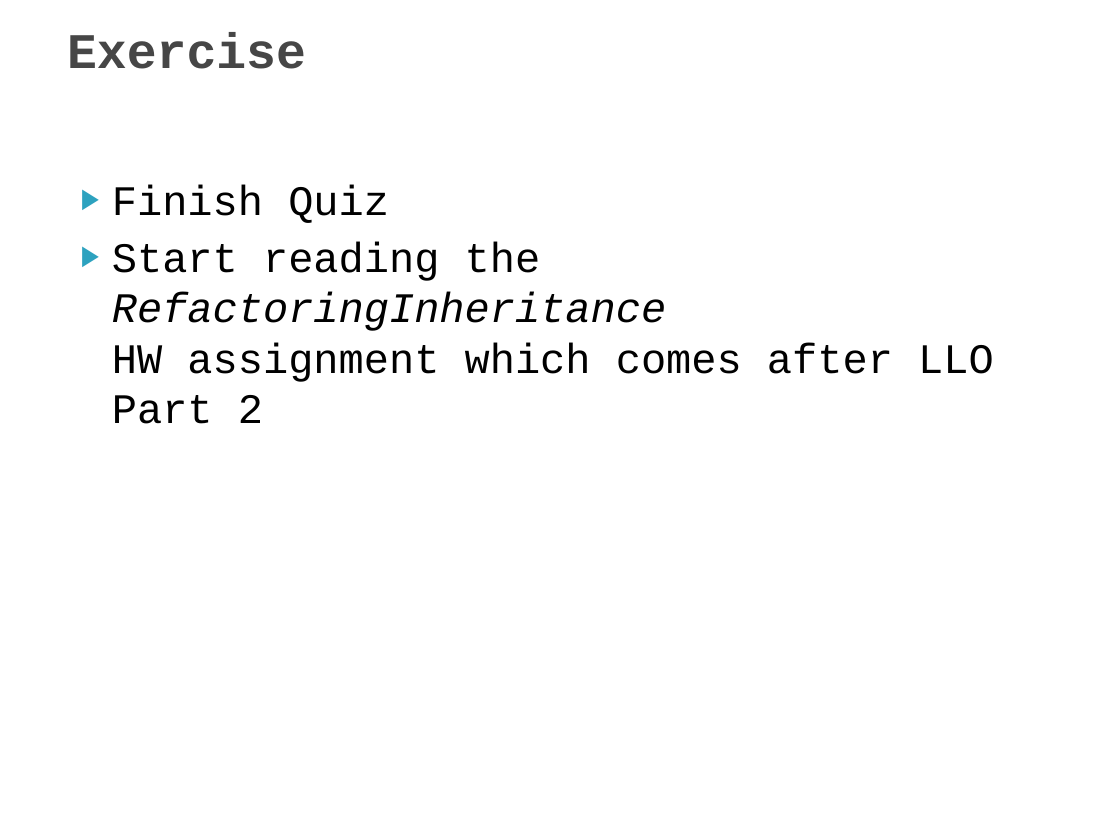
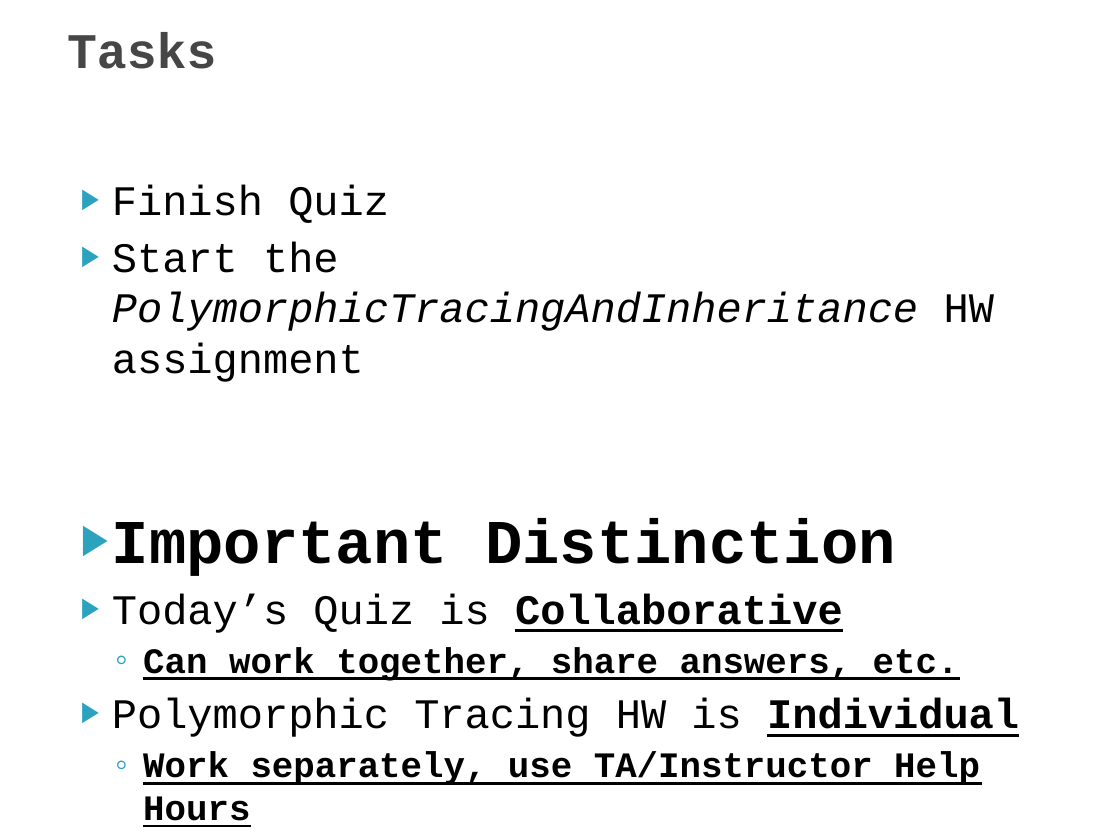
Before and after one commit to RHIT-CSSE/csse220, a slide deck: slide 14 of ClassMaterials/Polymorphism/Slides/Part3-Polymorphism.pptx. Drawn at 1120x840 pixels with LibreOffice and Linux fonts; fonts in the diff are those of the drawing. Boxes give left, top, right and bottom in pixels: in the first picture for what was removed or moved away, otherwise in the second. Text is boxed around its words. In the diff, an @@ line names an element or a change of style, - is before the commit and + after.

Commit message:
updating instructions on polymorphism day

```diff
--- a/ClassMaterials/Polymorphism/Slides/Part3-Polymorphism.pptx
+++ b/ClassMaterials/Polymorphism/Slides/Part3-Polymorphism.pptx
@@ title at [67, 32, 216, 69]: text changed @@
-Exercise
+Tasks
@@ text at [112, 241, 1019, 785]: text changed; bold on @@
-▶ Start reading the RefactoringInheritance
-  HW assignment which comes after LLO Part 2
+▶ Start the PolymorphicTracingAndInheritance HW assignment
+▶ Important Distinction
+▶ Today’s Quiz is Collaborative
+  ◦ Can work together, share answers, etc.
+▶ Polymorphic Tracing HW is Individual
+  ◦ Work separately, use TA/Instructor Help Hours
```
